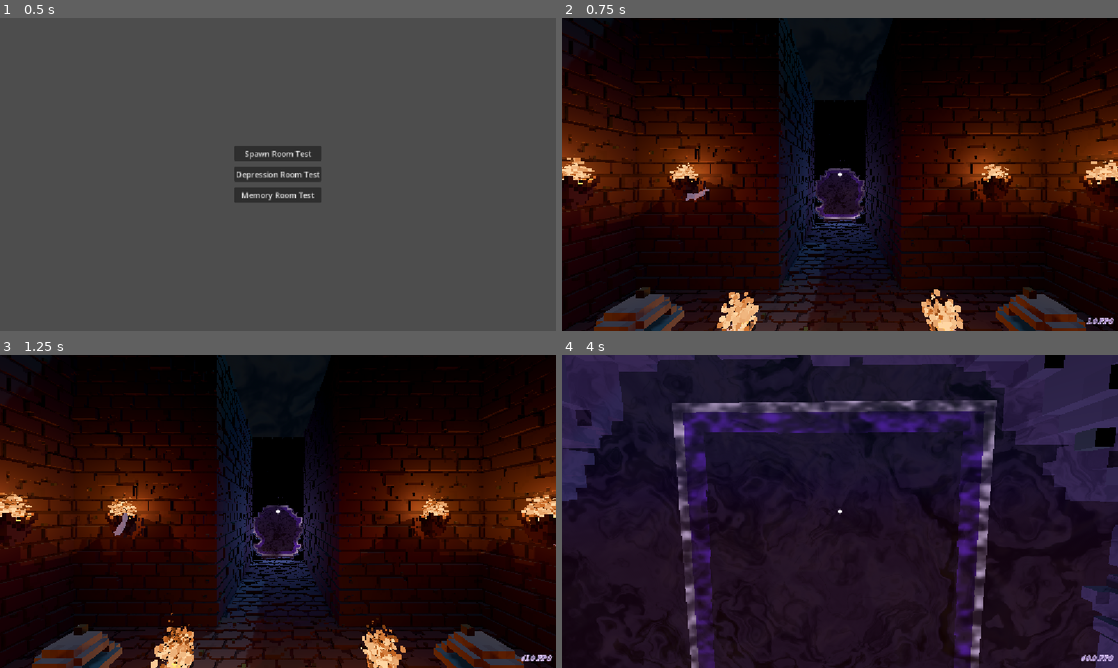
Above: before the commit, frames 1-4 (two rows, left to right).
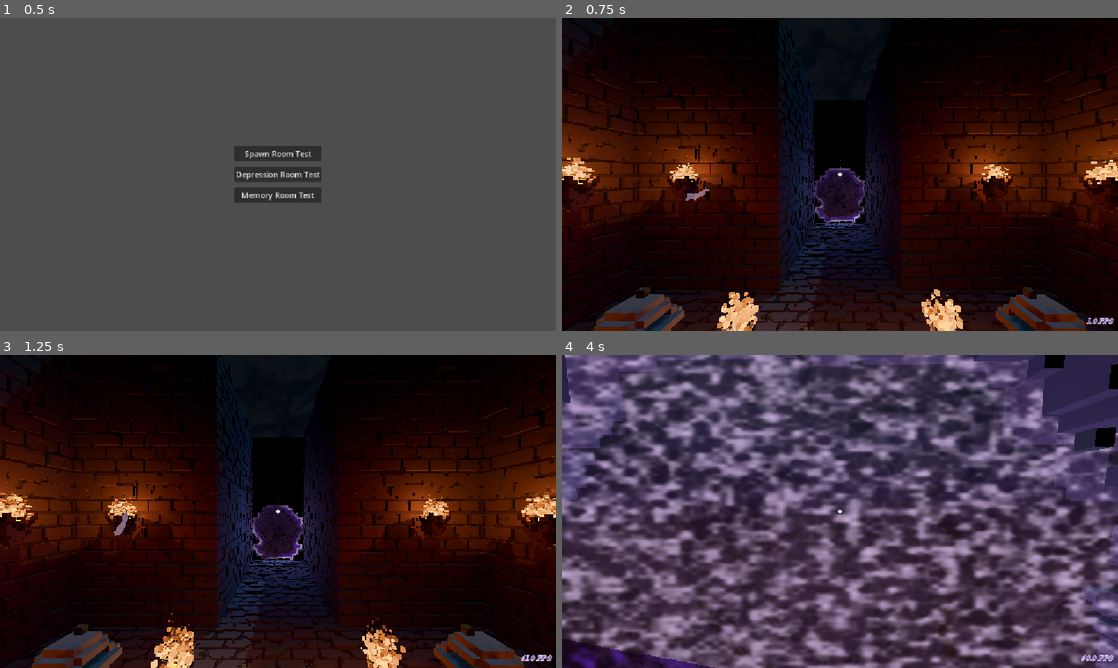
Above: after the commit, the same moments.

Repository: Josephblt/the-loop
Game: Godot game, scene res://tests/test_scene_menu.tscn
Two runs of this game, one before a commit and one after it. Both use one fixed random seed, a clock stepped at 60 frames per second and the inputs below.
Inputs (mouse positions are in pixels of both pictures, inside the frame that each line leads up to):
- Up to frame 1 (0.5 s): no input
- Up to frame 2 (0.75 s): click "Spawn Room Test" at 0.5 s
- Up to frame 3 (1.25 s): no input
- Up to frame 4 (4 s): move the mouse to (867, 511) at 1.27 s; hold W (Forward) from 1.28 s (still down); click (867, 511) at 1.35 s; tap Space (Jump) at 1.52, 2.27, 3.77 s; move the mouse to (812, 511) at 2.02 s; tap Shift (Walk) at 2.1, 3.6 s; move the mouse to (851, 505) at 2.77 s; click (851, 505) at 2.85 s; move the mouse to (834, 517) at 3.52 s

Frame 1 is identical in both runs. In frame 2, 0.2% of the frame differs, in the area x 45-55%, y 47-66%; in frame 3, 0.2%; in frame 4, 71%, in the area x 0-100%, y 0-100%.

Commit message:
refactor: Update node type in gate.tscn and adjust inline flow mask parenting in inline_flow.gd

Diff:
--- a/src/game/switches/gate.tscn
+++ b/src/game/switches/gate.tscn
@@ -73,7 +73,7 @@
 collision_layer = 16
 collision_mask = 2
 
-[node name="CSGPolygon3D" type="MeshInstance3D" parent="Barrier" unique_id=665990669]
+[node name="MeshInstance3D" type="MeshInstance3D" parent="Barrier" unique_id=665990669]
 transform = Transform3D(1, 0, 0, 0, 1, 0, 0, 0, 1, 0, 0, -2.8)
 layers = 16
 material_override = ExtResource("2_barrier")
--- a/src/scripts/game/effects/inline_flow.gd
+++ b/src/scripts/game/effects/inline_flow.gd
@@ -17,4 +17,6 @@
 	inline_flow_mask.layers = INLINE_FLOW_LAYER_BIT_VALUE
 	inline_flow_mask.material_override = INLINE_FLOW_MASK_MATERIAL
 	inline_flow_mask.cast_shadow = GeometryInstance3D.SHADOW_CASTING_SETTING_OFF
-	add_child(inline_flow_mask)
+
+	var parent_node: Node3D = get_parent() as Node3D
+	parent_node.add_child(inline_flow_mask)
